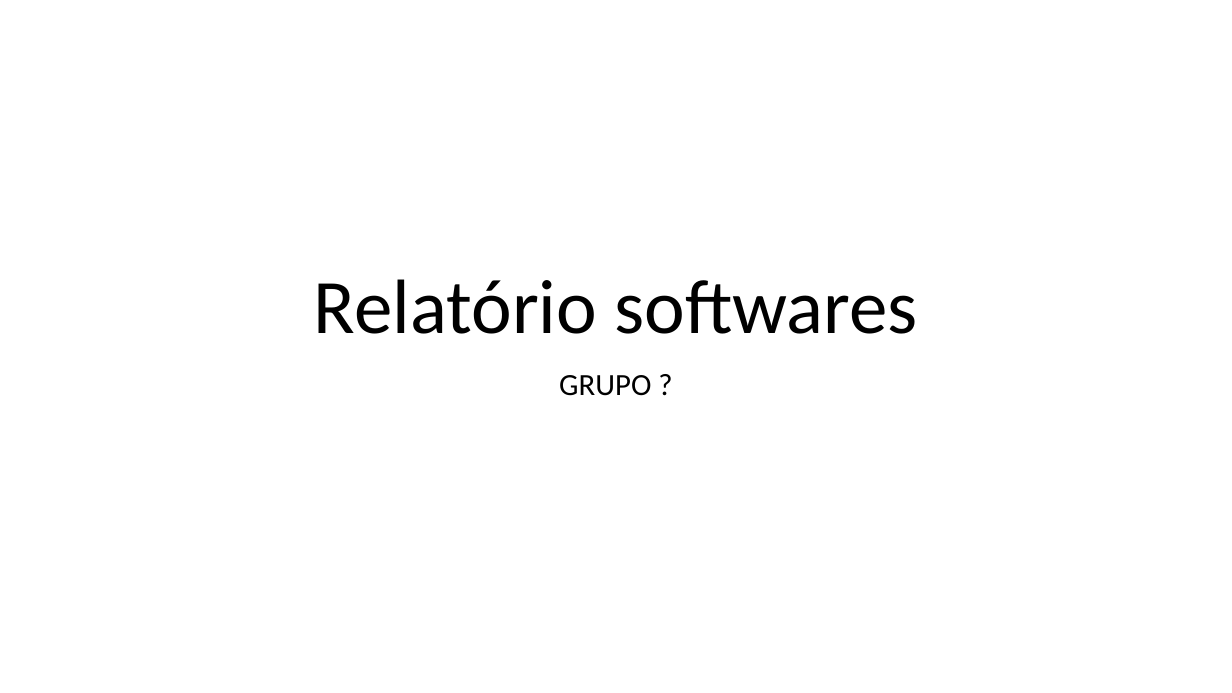
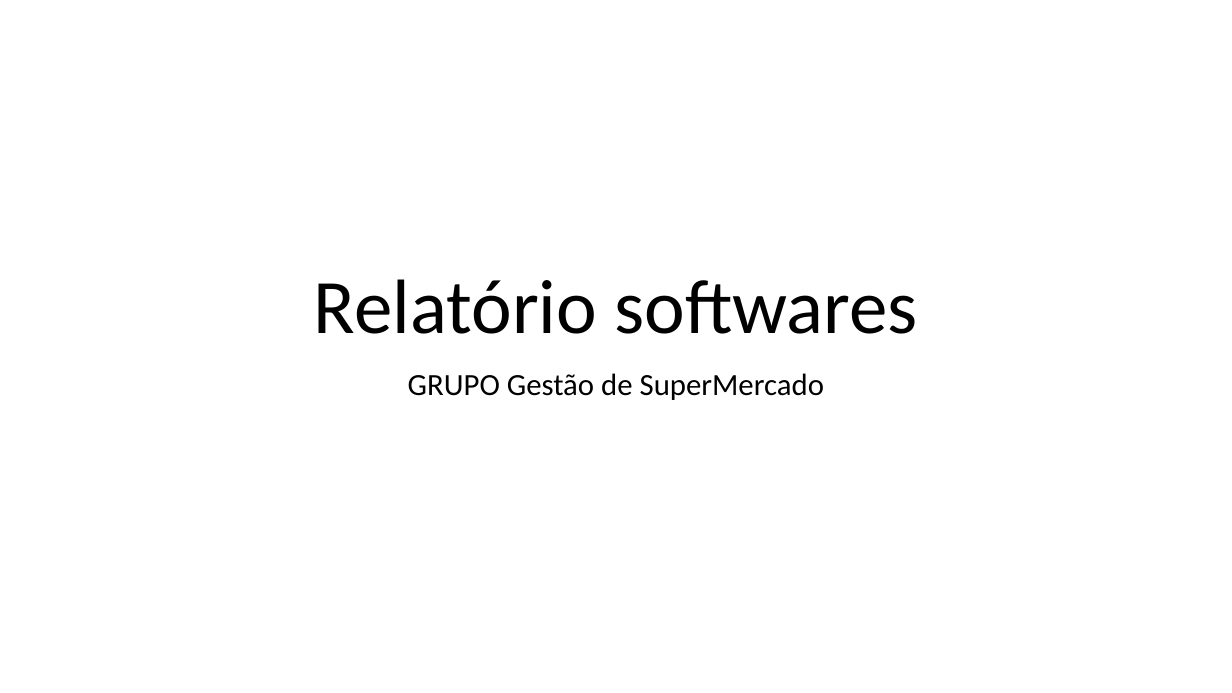
Before and after one commit to JULIOcesar353/doc-tcc-gestaoSupermercado, a slide deck: slide 1 of Arquivos para fazer/014 - Relatório softwares.pptx. Drawn at 1232x693 pixels with LibreOffice and Linux fonts; fonts in the diff are those of the drawing. Boxes give left, top, right and bottom in pixels: in the first picture for what was removed or moved away, otherwise in the second. Text is boxed around its words. In the diff, an @@ line names an element or a change of style, - is before the commit and + after.

```diff
--- a/Arquivos para fazer/014 - Relatório softwares.pptx
+++ b/Arquivos para fazer/014 - Relatório softwares.pptx
@@ subtitle at bbox=[408, 373, 824, 400]: text changed @@
-GRUPO ?
+GRUPO Gestão de SuperMercado
```
Also in this commit, not shown: 4 other slides changed, 16 slides removed, 1 other file.
